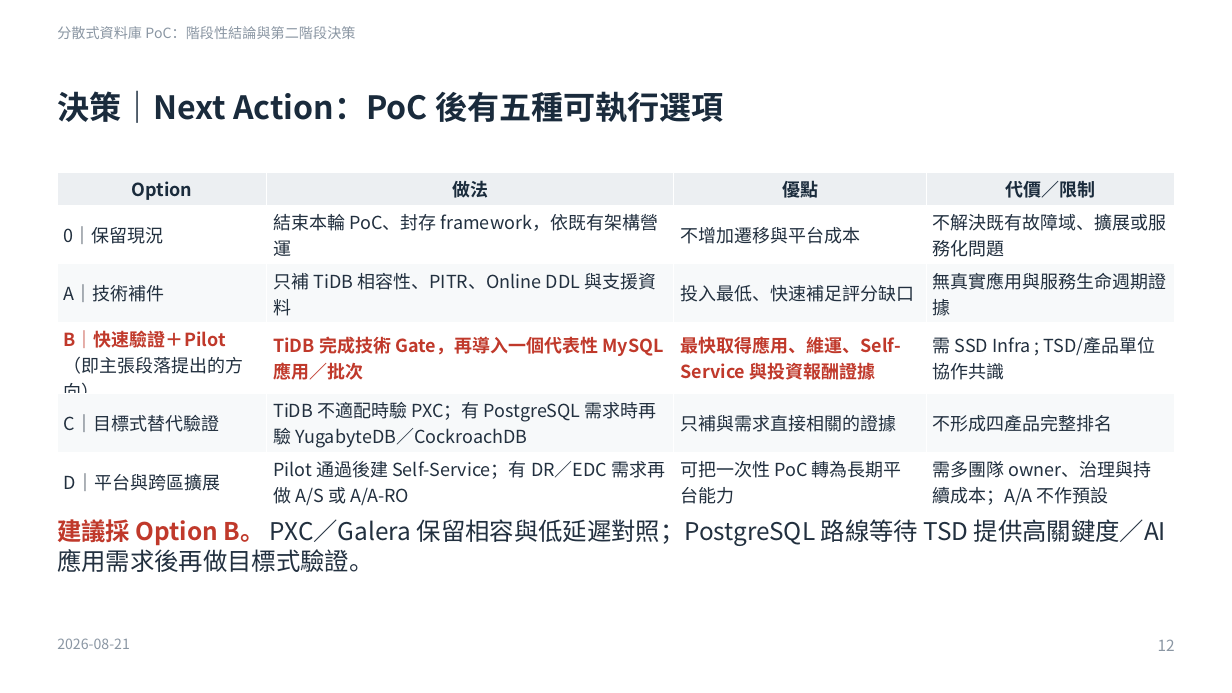
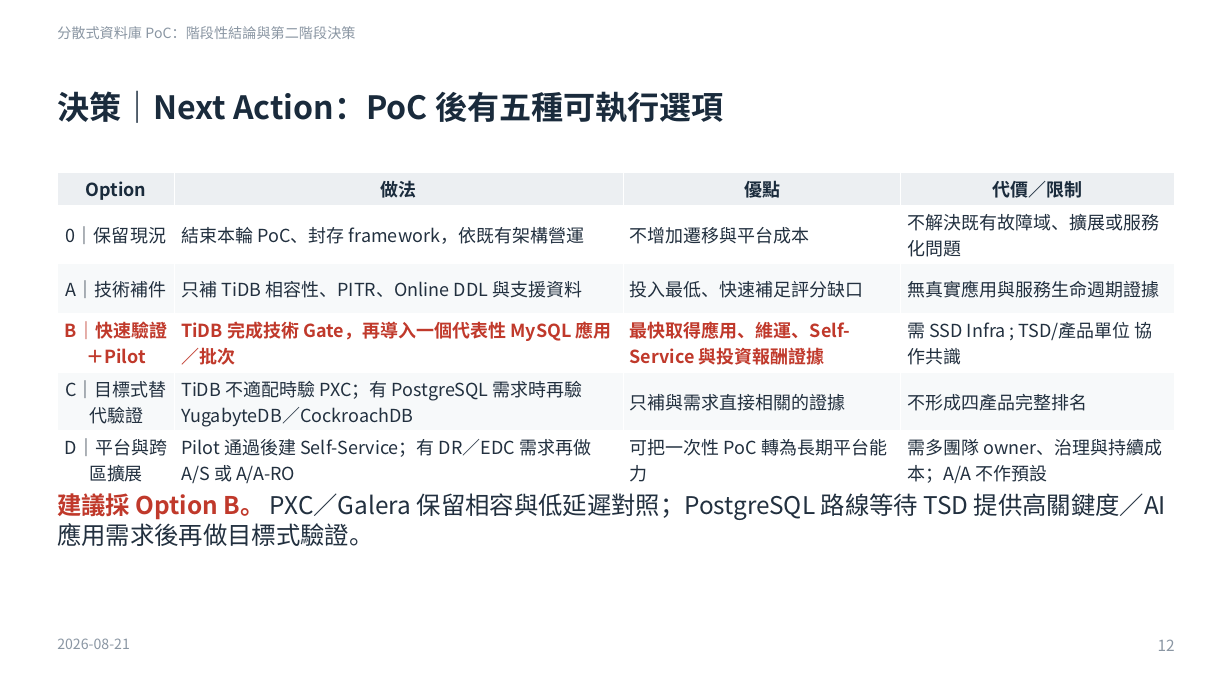
Before and after one commit to heavenruler/dba_career, a slide deck: slide 12 of poc/1_MeetingMinutes/0821_slide.pptx. Drawn at 1232x693 pixels with LibreOffice and Linux fonts; fonts in the diff are those of the drawing. Boxes give left, top, right and bottom in pixels: in the first picture for what was removed or moved away, otherwise in the second. Text is boxed around its words. In the diff, an @@ line names an element or a change of style, - is before the commit and + after.

```diff
--- a/poc/1_MeetingMinutes/0821_slide.pptx
+++ b/poc/1_MeetingMinutes/0821_slide.pptx
@@ table at <box>57,173,1175,487</box> @@
-row 4, column 1: B｜快速驗證＋Pilot（即主張段落提出的方向）
+row 4, column 1: B｜快速驗證＋Pilot
@@ alignment left to centre @@
@@ text "建議採 Option B。 PXC／Galera 保留相容與低延遲對照；PostgreSQL ...": place and size @@
-text "建議採 Option B。 PXC／Galera 保留相容與低延遲對照；PostgreSQL ..." at <box>57,516,1166,572</box>
+text "建議採 Option B。 PXC／Galera 保留相容與低延遲對照；PostgreSQL ..." at <box>57,490,1166,546</box>
```
Also in this commit, not shown: 2 other slides changed, 2 other files.
